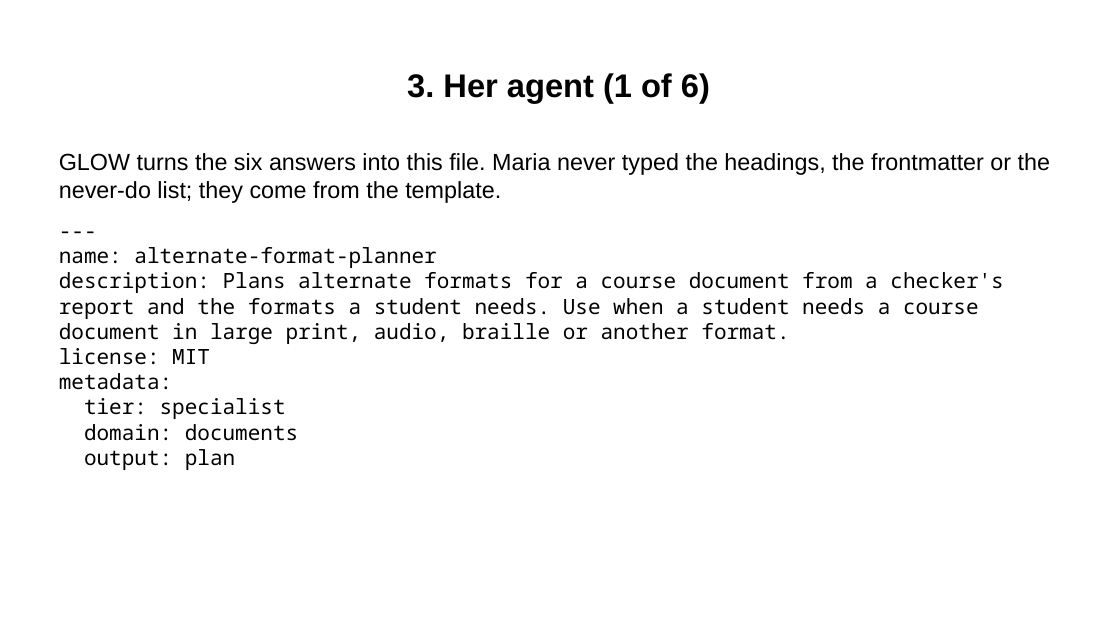
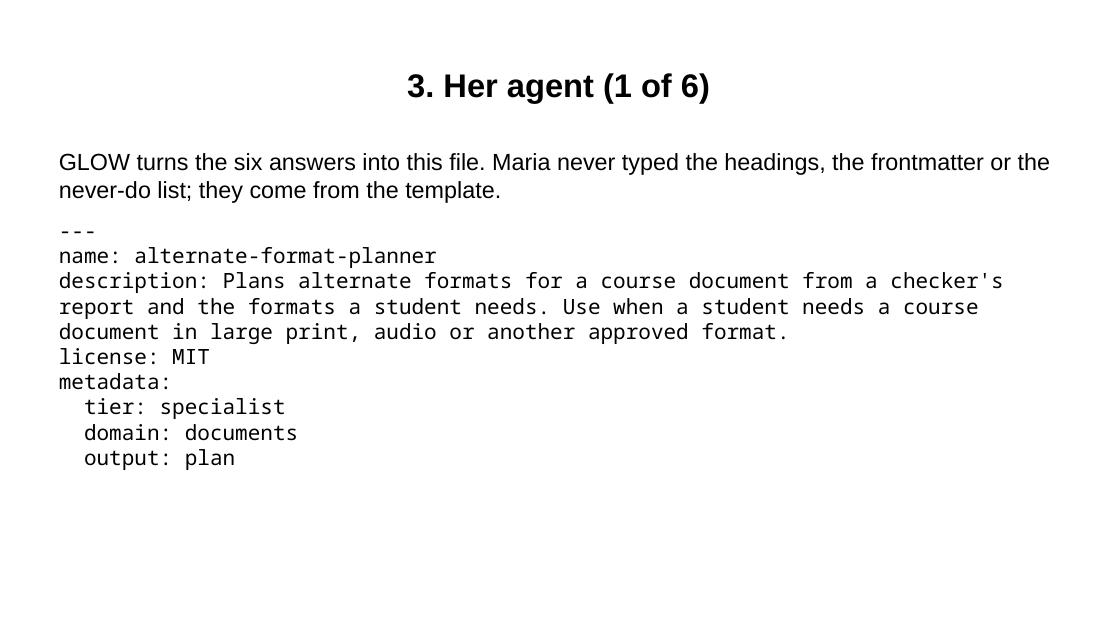
Before and after one commit to Community-Access/glow, a slide deck: slide 9 of docs/ahg-2026/kit/examples/maria-alternate-format-planner.pptx. Drawn at 1120x630 pixels with LibreOffice and Linux fonts; fonts in the diff are those of the drawing. Boxes give left, top, right and bottom in pixels: in the first picture for what was removed or moved away, otherwise in the second. Text is boxed around its words. In the diff, an @@ line names an element or a change of style, - is before the commit and + after.

```diff
--- a/docs/ahg-2026/kit/examples/maria-alternate-format-planner.pptx
+++ b/docs/ahg-2026/kit/examples/maria-alternate-format-planner.pptx
@@ text at box(59, 247, 1003, 470): text changed @@
----
-name: alternate-format-planner
-description: Plans alternate formats for a course document from a checker's report and the formats a student needs. Use when a student needs a course document in large print, audio, braille or another format.
-license: MIT
-metadata:
-tier: specialist
-domain: documents
-output: plan
+---
+name: alternate-format-planner
+description: Plans alternate formats for a course document from a checker's report and the formats a student needs. Use when a student needs a course document in large print, audio or another approved format.
+license: MIT
+metadata:
+tier: specialist
+domain: documents
+output: plan
```
Also in this commit, not shown: 31 other files.
